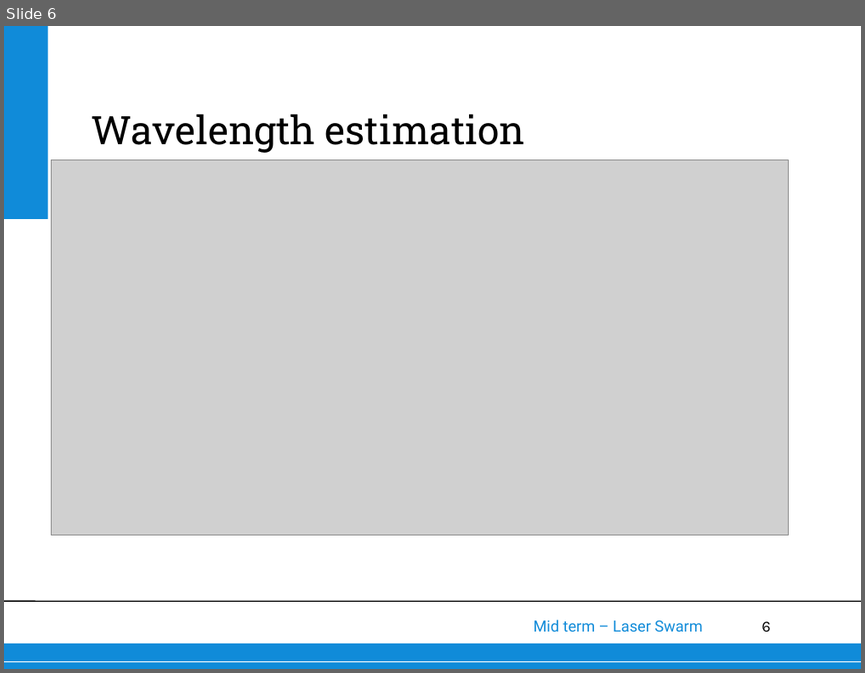
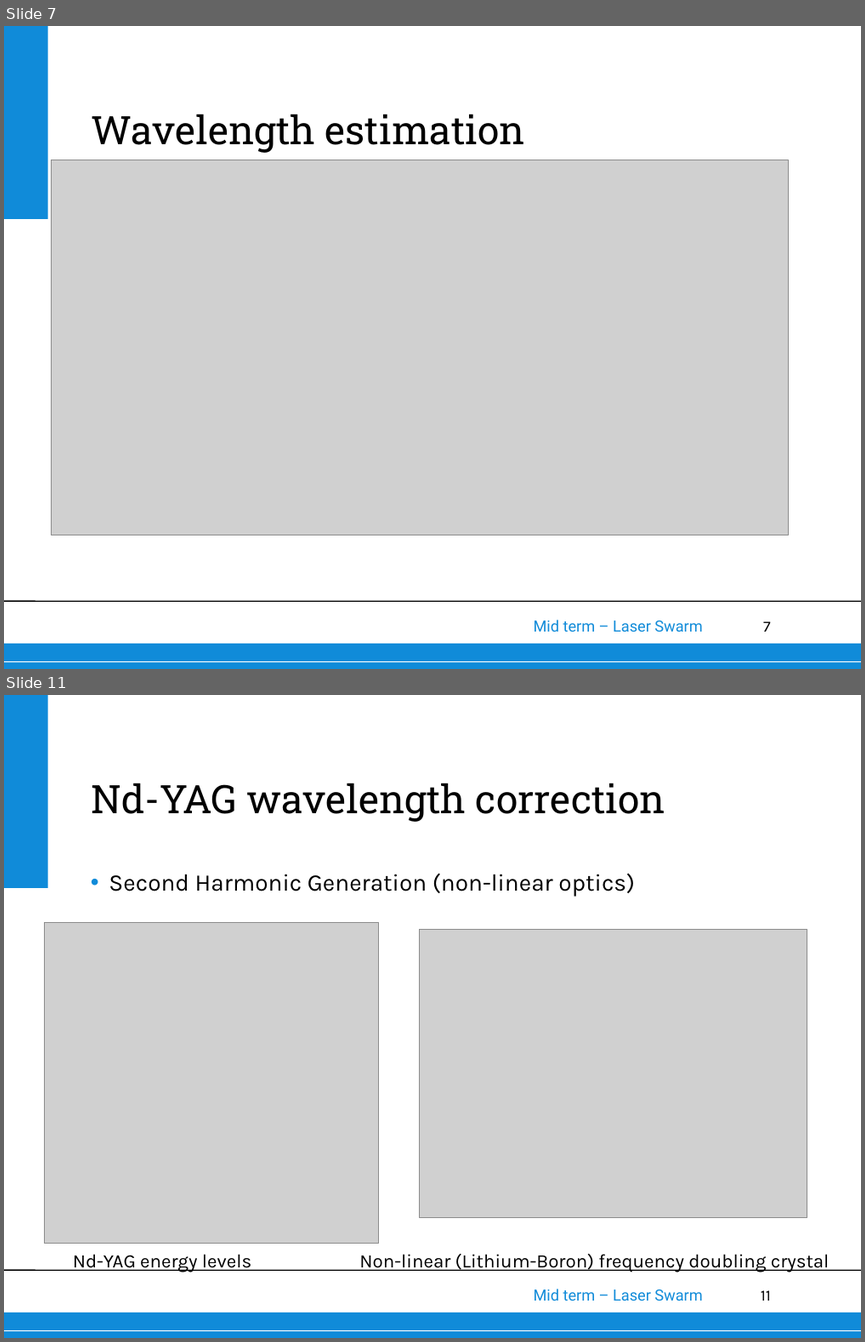
Before and after one commit to thewisenerd/laser-swarm, a slide deck: midTermPresentation/subsections/OS.ppt. Shown one above the other, each under a label of ours: slide 6 before the commit, slides 7 and 11 after it; the slides between them are not shown. The pictures are 865x673 and 865x1342 pixels, drawn with LibreOffice and Linux fonts; fonts in the diff are those of the drawing; grey boxes stand for pictures; background and template pictures are left out. Boxes give left, top, right and bottom in pixels: in the first picture for what was removed or moved away, otherwise in the second. Text is boxed around its words. In the diff, an @@ line names an element or a change of style, - is before the commit and + after.

```diff
--- a/midTermPresentation/subsections/OS.ppt
+++ b/midTermPresentation/subsections/OS.ppt
@@ slide 11 added at [4,695,861,1338], background #FFFFFF; not listed: 6 template elements that a slide beside it also shows @@
@@ title added at [91,783,665,822], 33 pt, text #000000 @@
+Nd-YAG wavelength correction
@@ text added at [109,873,635,896], 20 pt, text #000000 @@
+• Second Harmonic Generation (non-linear optics)
@@ picture added at [44,923,380,1243] @@
@@ picture added at [419,929,806,1217] @@
@@ text added at [73,1253,829,1272], 16 pt, text #000000 @@
+Nd-YAG energy levels Non-linear (Lithium-Boron) frequency doubling crystal
@@ what was slide 6 is now slide 7 @@
@@ page number at [763,621,771,631]: text changed @@
-6
+7
```
Also in this commit, not shown: 2 slides changed, 6 other slides added.
